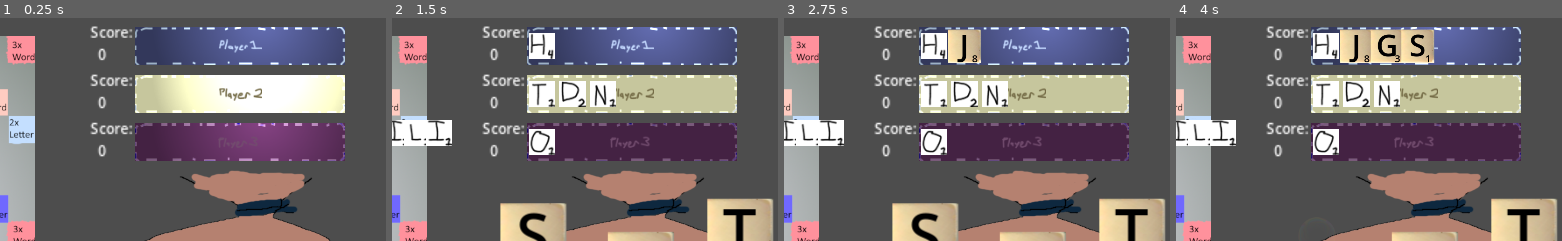
Above: before the commit, frames 1-4 (left to right).
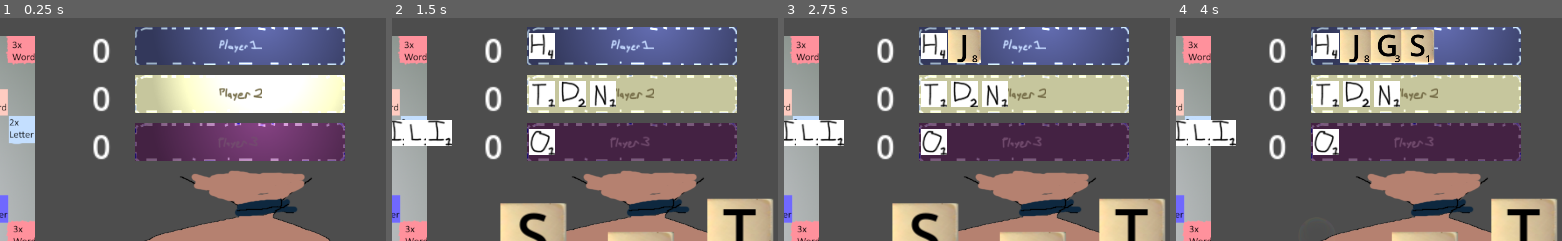
Above: after the commit, the same moments.

Repository: jamie-hello/game-by-jamie-and-xom
Game: Godot game, scene res://main.tscn
Same seed, same stepped clock (60 frames per second), same inputs: the game is played once before the commit and once after it.
Inputs (mouse positions are % of the whole screen's width and height, from its top left):
- Up to frame 1 (0.25 s): no input
- Up to frame 2 (1.5 s): tap Enter at 0.5 s; move the mouse to (72, 45) at 0.52 s; press the mouse at (72, 45) at 0.53 s; move the mouse to (46, 31) at 1.27 s; release the mouse at (46, 31) at 1.28 s; click (46, 31) at 1.35 s
- Up to frame 3 (2.75 s): click "J" at 2 s
- Up to frame 4 (4 s): click "G" at 2.75 s; click "S" at 3.5 s
The pictures show only the part of the screen within x 48-98%, y 1-51%; the shares and areas given below are measured in that part.

The runs differ from the first frame. In frame 1, 2.1% of the frame differs, in the area x 23-35%, y 3-64%; in frame 2, 2.1%; in frame 3, 2.1%; in frame 4, 2.1%.

Commit message:
score popups

Diff:
--- a/Score.gd
+++ b/Score.gd
@@ -1,7 +1,20 @@
 extends Control
 
 @onready var CurrentScore = $CurrentScore
+@onready var newscorepopup = $"newScore Popup"
+func _process(delta):
+	CurrentScore.set_text(str(get_parent().score))
+	pass
 
-func _process(delta):
-	CurrentScore.set_text("Score:\n  " + str(get_parent().score))
-	pass
+
+
+
+
+func _on_deal_zone_player_new_score(wordscore,word):
+	newscorepopup.set_position(Vector2(-218,10))
+	newscorepopup.set_modulate(Color(1,1,1,1))
+	newscorepopup.set_text(word+" +"+str(wordscore))
+	var tween = newscorepopup.create_tween()
+	tween.tween_property(newscorepopup,"position",Vector2(-186,-20),1.50)
+	tween.tween_property(newscorepopup,"modulate",Color(1,1,1,0),.90)
+	print("newscorepopup")
--- a/deal_zone_player.gd
+++ b/deal_zone_player.gd
@@ -6,7 +6,7 @@
 var score = 0
 signal played_tiles_sound
 signal clicktiletoplayerhand
-
+signal new_score
 
 
 func _ready():
@@ -54,6 +54,7 @@
 				tile.rest_point = tile.global_position
 	if not $"../../PhaseSingleton".is_opening:
 		score += move[4]
+		emit_signal("new_score",move[4],PackedByteArray(move[3]).get_string_from_ascii())
 		if hand.is_empty() and $"../..".dealer_hand.is_empty():
 			$"../../PhaseSingleton".consecutive_passes = 4 # game over
 	cleanup()
--- a/deal_zone_player.tscn
+++ b/deal_zone_player.tscn
@@ -6,6 +6,9 @@
 [ext_resource type="Texture2D" uid="uid://bwedxmm2ya8n" path="res://img/player1dealzone.png" id="2_g58qw"]
 [ext_resource type="Texture2D" uid="uid://nyrfptv3183a" path="res://img/2dlight.webp" id="5_2mpqu"]
 [ext_resource type="Script" path="res://Score.gd" id="6_jaa0b"]
+
+[sub_resource type="LabelSettings" id="LabelSettings_tgcvh"]
+font_size = 37
 
 [node name="DealZonePlayer" type="Node2D"]
 script = ExtResource("1_c04r7")
@@ -53,9 +56,19 @@
 offset_bottom = 40.0
 script = ExtResource("6_jaa0b")
 
+[node name="newScore Popup" type="Label" parent="Score"]
+layout_mode = 0
+offset_left = -218.0
+offset_top = 10.0
+offset_right = -182.0
+offset_bottom = 40.0
+
 [node name="CurrentScore" type="Label" parent="Score"]
 layout_mode = 0
-offset_left = -171.0
-offset_top = -27.0
+offset_left = -169.0
+offset_top = -21.0
 offset_right = -123.0
-offset_bottom = 6.0
+offset_bottom = 30.0
+label_settings = SubResource("LabelSettings_tgcvh")
+
+[connection signal="new_score" from="." to="Score" method="_on_deal_zone_player_new_score"]
Not shown: 1 places in deal_zone_player.tscn that only renumber resources
